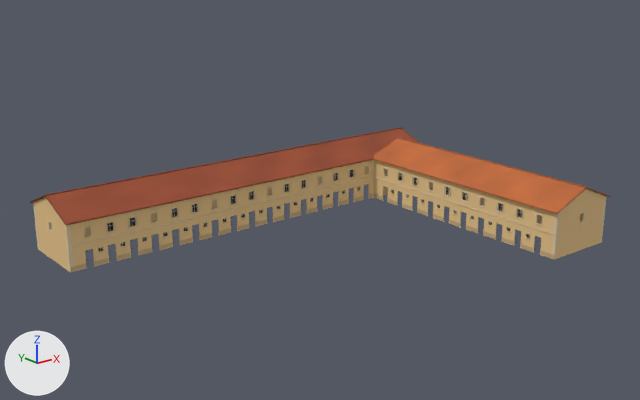
The glTF model games/yorimichi/assets/belmonte/meshes/SM_BM_BE_4_Stables.glb as it was, and as the next commit left it.
Before and after are seen from a 50 mm camera at (-80.9, -98.4, 47.4) aimed at (0.1, 2.9, 6.9). The axes (+X, +Y, +Z) are drawn at lower left. The lights are the same throughout. The first picture is the older version. Vertices at exactly the same position are counted once.

The scene before the commit, as lines of its bpy script (objects in view):
```python
me_sm_be_4_stables = bpy.data.meshes.new('SM_BE_4_Stables')
me_sm_be_4_stables.from_pydata(...)  # 24426 vertices, 36842 faces; spans x -35.4..35.6, y -24.4..28.6, z -0.3..9.9
# faces by material slot: [224, 8006, 24488, 880, 1284, 1820, 140]
me_sm_be_4_stables.materials.append(mat_bm_000_m_stone_075)
me_sm_be_4_stables.materials.append(mat_bm_001_m_ashlar_067)
me_sm_be_4_stables.materials.append(mat_bm_002_m_plaster_036)
me_sm_be_4_stables.materials.append(mat_bm_003_m_roof_036)
me_sm_be_4_stables.materials.append(mat_bm_004_m_wood_036)
me_sm_be_4_stables.materials.append(mat_bm_005_m_iron_011)
me_sm_be_4_stables.materials.append(mat_bm_006_m_glass_dark_011)
ob_sm_bm_be_4_stables = bpy.data.objects.new('SM_BM_BE_4_Stables', me_sm_be_4_stables)
ob_sm_bm_be_4_stables.location = (0.0, 0.0, 0.0)
```
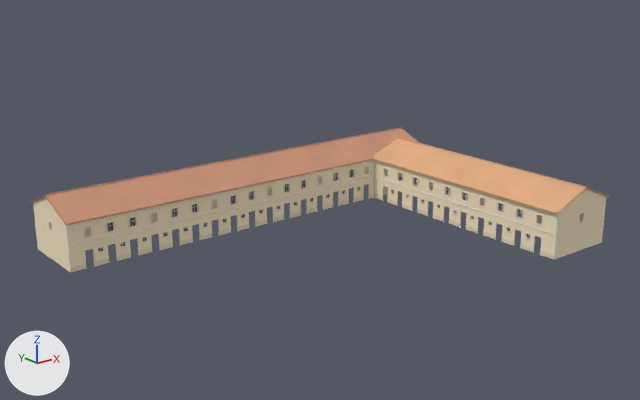
Where the change shows, as pixel boxes (x1, y1, x2, y2) in the pictures (640 x 400 px):
```json
{"part": 1, "of": "me_sm_be_4_stables", "change": "recoloured", "before": [30, 127, 611, 272], "after": [30, 127, 611, 272], "on screen": "lighter"}
```

Edits to the scene script, one JSON object a line:
```json
{"block": "me_sm_be_4_stables", "where": "me_sm_be_4_stables.from_pydata(...)  # 24426 vertices, 36842 faces; spans x -35.4..35.6, y -24.4..28.6, z -0.3..9.9"}
{"block": "me_sm_be_4_stables", "where": "# used by ob_sm_bm_be_4_stables; location = (0.0, 0.0, 0.0)"}
{"block": "me_sm_be_4_stables", "change": "me_sm_be_4_stables part 1: 36842 faces centred in x -35.4..35.6, y -24.4..28.6, z -0.3..9.9 are repainted in the vertex colours; the middle colour goes from beige #e6c389 to beige #f4e3c2"}
```
